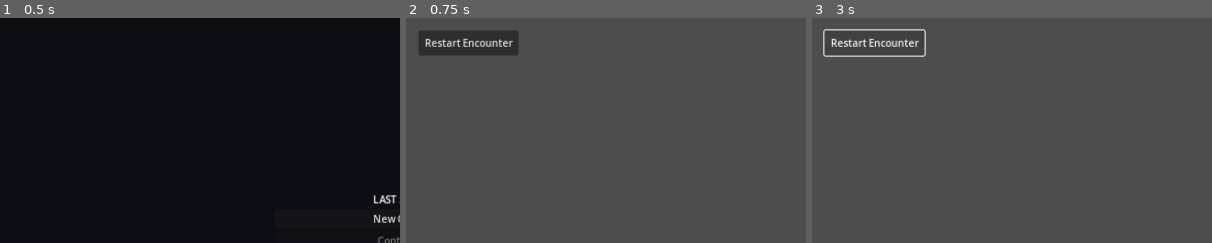
Above: before the commit, frames 1-3 (left to right).
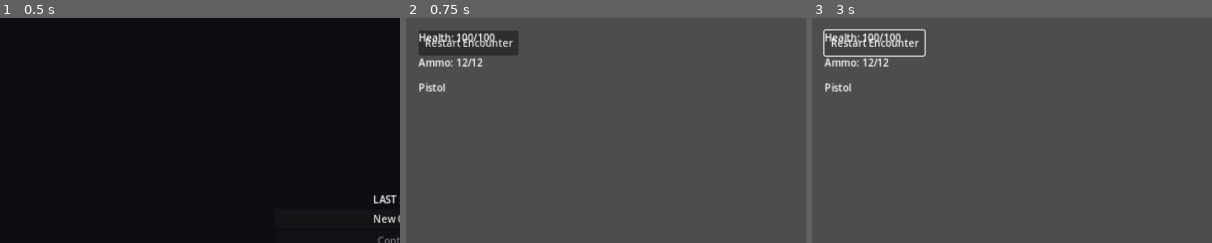
Above: after the commit, the same moments.

Repository: Teatree/ai_server_loc
Game: Godot game, scene res://scenes/title_screen.tscn
Same seed, same stepped clock (60 frames per second), same inputs: the game is played once before the commit and once after it.
Inputs:
- Up to frame 1 (0.5 s): no input
- Up to frame 2 (0.75 s): click "New Game" at 0.5 s
- Up to frame 3 (3 s): click "Return to Title" at 1.25 s; click "New Game" at 2 s; click "Restart Encounter" at 2.75 s
The pictures show only the part of the screen within x 0-50%, y 0-50%; the shares and areas given below are measured in that part.

Frame 1 is identical in both runs. In frame 2, 1.0% of the frame differs, in the area x 3-23%, y 6-33%; in frame 3, 1.0%.

Commit message:
story(S12A): build gameplay HUD and state menus

Diff:
--- /dev/null
+++ b/scenes/ui/death_screen.tscn
@@ -0,0 +1,34 @@
+[gd_scene load_steps=2 format=3 uid="uid://b_death_screen"]
+
+[ext_resource type="Script" path="res://scripts/ui/death_screen.gd" id="1_d"]
+
+[node name="DeathScreen" type="Control"]
+process_mode = 2
+script = ExtResource("1_d")
+anchors_preset = 15
+anchor_right = 1.0
+anchor_bottom = 1.0
+grow_horizontal = 2
+grow_vertical = 2
+mouse_filter = 1
+
+[node name="Panel" type="PanelContainer" parent="."]
+layout_mode = 2
+size_flags_horizontal = 4
+size_flags_vertical = 4
+
+[node name="VBox" type="VBoxContainer" parent="Panel"]
+layout_mode = 2
+
+[node name="Title" type="Label" parent="Panel/VBox"]
+layout_mode = 2
+text = "YOU DIED"
+horizontal_alignment = 1
+
+[node name="ResumeButton" type="Button" parent="Panel/VBox"]
+layout_mode = 2
+text = "Respawn"
+
+[node name="TitleButton" type="Button" parent="Panel/VBox"]
+layout_mode = 2
+text = "Return to Title"
--- /dev/null
+++ b/scenes/ui/hud.tscn
@@ -0,0 +1,45 @@
+[gd_scene load_steps=2 format=3 uid="uid://b_hud"]
+
+[ext_resource type="Script" path="res://scripts/ui/hud.gd" id="1_h"]
+
+[node name="HUD" type="CanvasLayer"]
+script = ExtResource("1_h")
+
+[node name="HealthLabel" type="Label" parent="."]
+offset_left = 20.0
+offset_top = 20.0
+offset_right = 220.0
+offset_bottom = 50.0
+text = "Health: 100/100"
+
+[node name="AmmoLabel" type="Label" parent="."]
+offset_left = 20.0
+offset_top = 60.0
+offset_right = 200.0
+offset_bottom = 90.0
+text = "Ammo: 12/12"
+
+[node name="WeaponLabel" type="Label" parent="."]
+offset_left = 20.0
+offset_top = 100.0
+offset_right = 300.0
+offset_bottom = 130.0
+text = "Pistol"
+
+[node name="ReloadLabel" type="Label" parent="."]
+offset_left = 20.0
+offset_top = 140.0
+offset_right = 200.0
+offset_bottom = 170.0
+text = "RELOADING"
+visible = false
+
+[node name="PhaseLabel" type="Label" parent="."]
+anchor_right = 1.0
+anchor_bottom = 1.0
+offset_left = -220.0
+offset_top = -50.0
+offset_right = -20.0
+offset_bottom = -20.0
+horizontal_alignment = 2
+text = "Phase: Recovery"
--- /dev/null
+++ b/scenes/ui/options_menu.tscn
@@ -0,0 +1,30 @@
+[gd_scene load_steps=2 format=3 uid="uid://b_options_menu"]
+
+[ext_resource type="Script" path="res://scripts/ui/options_menu.gd" id="1_o"]
+
+[node name="OptionsMenu" type="Control"]
+process_mode = 2
+script = ExtResource("1_o")
+anchors_preset = 15
+anchor_right = 1.0
+anchor_bottom = 1.0
+grow_horizontal = 2
+grow_vertical = 2
+mouse_filter = 1
+
+[node name="Panel" type="PanelContainer" parent="."]
+layout_mode = 2
+size_flags_horizontal = 4
+size_flags_vertical = 4
+
+[node name="VBox" type="VBoxContainer" parent="Panel"]
+layout_mode = 2
+
+[node name="Title" type="Label" parent="Panel/VBox"]
+layout_mode = 2
+text = "Options"
+horizontal_alignment = 1
+
+[node name="BackButton" type="Button" parent="Panel/VBox"]
+layout_mode = 2
+text = "Back"
--- /dev/null
+++ b/scenes/ui/pause_menu.tscn
@@ -0,0 +1,30 @@
+[gd_scene load_steps=2 format=3 uid="uid://b_pause_menu"]
+
+[ext_resource type="Script" path="res://scripts/ui/pause_menu.gd" id="1_p"]
+
+[node name="PauseMenu" type="Control"]
+process_mode = 2
+script = ExtResource("1_p")
+anchors_preset = 15
+anchor_right = 1.0
+anchor_bottom = 1.0
+grow_horizontal = 2
+grow_vertical = 2
+mouse_filter = 1
+
+[node name="VBox" type="VBoxContainer" parent="."]
+layout_mode = 2
+size_flags_horizontal = 4
+size_flags_vertical = 4
+
+[node name="ResumeButton" type="Button" parent="VBox"]
+layout_mode = 2
+text = "Resume"
+
+[node name="OptionsButton" type="Button" parent="VBox"]
+layout_mode = 2
+text = "Options"
+
+[node name="TitleButton" type="Button" parent="VBox"]
+layout_mode = 2
+text = "Return to Title"
--- /dev/null
+++ b/scenes/ui/victory_screen.tscn
@@ -0,0 +1,30 @@
+[gd_scene load_steps=2 format=3 uid="uid://b_victory_screen"]
+
+[ext_resource type="Script" path="res://scripts/ui/victory_screen.gd" id="1_v"]
+
+[node name="VictoryScreen" type="Control"]
+process_mode = 2
+script = ExtResource("1_v")
+anchors_preset = 15
+anchor_right = 1.0
+anchor_bottom = 1.0
+grow_horizontal = 2
+grow_vertical = 2
+mouse_filter = 1
+
+[node name="Panel" type="PanelContainer" parent="."]
+layout_mode = 2
+size_flags_horizontal = 4
+size_flags_vertical = 4
+
+[node name="VBox" type="VBoxContainer" parent="Panel"]
+layout_mode = 2
+
+[node name="Title" type="Label" parent="Panel/VBox"]
+layout_mode = 2
+text = "HOLDOUT COMPLETE"
+horizontal_alignment = 1
+
+[node name="TitleButton" type="Button" parent="Panel/VBox"]
+layout_mode = 2
+text = "Return to Title"
--- a/scripts/game/game_flow.gd
+++ b/scripts/game/game_flow.gd
@@ -5,6 +5,7 @@
 
 var _pending_transition: Callable = _nop
 var _save_manager: SaveManager = null
+var _options_menu: Control = null
 
 
 func _nop() -> void:
@@ -39,6 +40,22 @@
 	get_tree().paused = true
 	var pause_menu := _make_or_get_pause_menu()
 	get_tree().root.add_child(pause_menu)
+	if pause_menu.has_signal("options_requested"):
+		pause_menu.connect("options_requested", _on_options_requested)
+
+
+func _on_options_requested() -> void:
+	if not _options_menu:
+		_options_menu = preload("res://scenes/ui/options_menu.tscn").instantiate()
+		_options_menu.name = "OptionsMenu"
+		_options_menu.connect("back_requested", _on_options_back)
+		get_tree().root.add_child(_options_menu)
+
+
+func _on_options_back() -> void:
+	if _options_menu:
+		_options_menu.queue_free()
+		_options_menu = null
 
 
 func resume() -> void:
@@ -47,6 +64,9 @@
 	var pause_menu := get_tree().root.get_node_or_null("PauseMenu")
 	if pause_menu:
 		pause_menu.queue_free()
+	if _options_menu:
+		_options_menu.queue_free()
+		_options_menu = null
 	get_tree().paused = false
 
 
@@ -85,9 +105,6 @@
 	var existing := get_tree().root.get_node_or_null("PauseMenu")
 	if existing:
 		return existing
-	var menu := Control.new()
+	var menu := preload("res://scenes/ui/pause_menu.tscn").instantiate()
 	menu.name = "PauseMenu"
-	menu.anchors_preset = Control.PRESET_FULL_RECT
-	menu.mouse_filter = Control.MOUSE_FILTER_STOP
-	menu.set_script(preload("res://scripts/ui/pause_menu.gd"))
 	return menu
--- a/scripts/game/placeholder_level.gd
+++ b/scripts/game/placeholder_level.gd
@@ -15,6 +15,9 @@
 const _PLATFORM_LINK_SCRIPT = preload("res://scripts/navigation/platform_link.gd")
 
 var _spawned_enemies: Array[Node] = []
+var _hud: CanvasLayer = null
+var _death_screen = null
+var _victory_screen = null
 
 
 func _ready() -> void:
@@ -25,12 +28,73 @@
 	if _exit_zone:
 		_exit_zone.body_entered.connect(_on_exit_entered)
 	_configure_director()
+	if _director and not _director.spawned.is_connected(Callable(self, "_on_spawn")):
+		_director.spawned.connect(_on_spawn)
 	_build_navigation_graph()
+	_setup_hud()
+	_setup_death_screen()
+	_setup_victory_screen()
 	var save_manager := get_node_or_null("/root/GameFlow/SaveManager") as SaveManager
 	if save_manager and save_manager.has_pending_load():
 		save_manager.apply_pending_load()
 		if _director and _player:
 			_director.set_player_position(_player.global_position)
+	if _player and _player.health_component:
+		_player.health_component.died.disconnect(Callable(_player, "_on_died"))
+		_player.health_component.died.connect(_on_player_died)
+
+
+func _setup_hud() -> void:
+	var hud_scene = preload("res://scenes/ui/hud.tscn")
+	_hud = hud_scene.instantiate()
+	_hud.name = "HUD"
+	add_child(_hud)
+
+
+func _setup_death_screen() -> void:
+	var death_scene = preload("res://scenes/ui/death_screen.tscn")
+	_death_screen = death_scene.instantiate()
+	_death_screen.name = "DeathScreen"
+	_death_screen.visible = false
+	_death_screen.process_mode = Control.PROCESS_MODE_ALWAYS
+	_death_screen.connect("respawn_requested", _on_respawn_requested)
+	_death_screen.connect("return_to_title_requested", _on_return_to_title)
+	add_child(_death_screen)
+
+
+func _setup_victory_screen() -> void:
+	var victory_scene = preload("res://scenes/ui/victory_screen.tscn")
+	_victory_screen = victory_scene.instantiate()
+	_victory_screen.name = "VictoryScreen"
+	_victory_screen.visible = false
+	_victory_screen.process_mode = Control.PROCESS_MODE_ALWAYS
+	_victory_screen.connect("return_to_title_requested", _on_return_to_title)
+	add_child(_victory_screen)
+	if _director:
+		_director.victory.connect(_on_victory_screen)
+
+
+func _on_player_died(damage_info: DamageInfo) -> void:
+	if _death_screen:
+		_death_screen.visible = true
+
+
+func _on_respawn_requested() -> void:
+	if _death_screen:
+		_death_screen.visible = false
+	if _player:
+		_player.respawn()
+
+
+func _on_victory_screen() -> void:
+	if _victory_label:
+		_victory_label.visible = false
+	if _victory_screen:
+		_victory_screen.visible = true
+
+
+func _on_return_to_title() -> void:
+	GameFlow.request_return_to_title()
 
 
 func _build_navigation_graph() -> void:
@@ -90,8 +154,6 @@
 		return
 	var markers: Array = _collect_spawn_markers()
 	_director.configure(0, markers, _player.global_position if _player else Vector2.ZERO)
-	_director.spawned.connect(_on_spawn)
-	_director.victory.connect(_on_victory)
 
 
 func _collect_spawn_markers() -> Array:
--- /dev/null
+++ b/scripts/ui/death_screen.gd
@@ -0,0 +1,21 @@
+extends Control
+
+signal respawn_requested
+signal return_to_title_requested
+
+@onready var _resume_button: Button = $Panel/VBox/ResumeButton
+@onready var _title_button: Button = $Panel/VBox/TitleButton
+
+
+func _ready() -> void:
+    _resume_button.pressed.connect(_on_respawn)
+    _title_button.pressed.connect(_on_title)
+
+
+func _on_respawn() -> void:
+    hide()
+    respawn_requested.emit()
+
+
+func _on_title() -> void:
+    return_to_title_requested.emit()
--- /dev/null
+++ b/scripts/ui/hud.gd
@@ -0,0 +1,90 @@
+extends CanvasLayer
+
+@onready var _health_label: Label = $HealthLabel
+@onready var _ammo_label: Label = $AmmoLabel
+@onready var _weapon_label: Label = $WeaponLabel
+@onready var _reload_label: Label = $ReloadLabel
+@onready var _phase_label: Label = $PhaseLabel
+
+var _player: Node = null
+var _weapon: Node = null
+var _director: Node = null
+
+
+func _ready() -> void:
+    _find_player()
+    _find_weapon()
+    _find_director()
+    _connect_signals()
+    _update_all_labels()
+
+
+func _find_player() -> void:
+    var player = get_tree().get_first_node_in_group("player")
+    if player:
+        _player = player.get_node_or_null("HealthComponent")
+
+
+func _find_weapon() -> void:
+    var player = get_tree().get_first_node_in_group("player")
+    if player:
+        _weapon = player.get_node_or_null("WeaponPivot")
+
+
+func _find_director() -> void:
+    _director = get_tree().root.get_node_or_null("PlaceholderLevel/Director")
+
+
+func _connect_signals() -> void:
+    if _player and _player.has_signal("health_changed"):
+        _player.health_changed.connect(_on_health_changed)
+    if _weapon and _weapon.has_signal("ammo_changed"):
+        _weapon.ammo_changed.connect(_on_ammo_changed)
+    if _weapon and _weapon.has_signal("state_changed"):
+        _weapon.state_changed.connect(_on_weapon_state_changed)
+    if _weapon and _weapon.has_signal("equipped"):
+        _weapon.equipped.connect(_on_weapon_equipped)
+    if _director and _director.has_signal("phase_changed"):
+        _director.phase_changed.connect(_on_phase_changed)
+
+
+func _on_health_changed(current: float, maximum: float) -> void:
+    if _health_label:
+        _health_label.text = "Health: %d/%d" % [int(current), int(maximum)]
+
+
+func _on_ammo_changed(current: int, maximum: int) -> void:
+    if _ammo_label:
+        _ammo_label.text = "Ammo: %d/%d" % [current, maximum]
+
+
+func _on_weapon_state_changed(state: StringName) -> void:
+    if _reload_label:
+        if state == &"reloading":
+            _reload_label.visible = true
+        else:
+            _reload_label.visible = false
+
+
+func _on_weapon_equipped(weapon: Node) -> void:
+    if _weapon_label and weapon and weapon.data:
+        _weapon_label.text = weapon.data.display_name
+
+
+func _on_phase_changed(phase: int) -> void:
+    if _phase_label:
+        var phase_name = "Recovery"
+        match phase:
+            1: phase_name = "Pressure"
+            2: phase_name = "Escalation"
+            3: phase_name = "Peak"
+        _phase_label.text = "Phase: %s" % phase_name
+
+
+func _update_all_labels() -> void:
+    if _player:
+        _on_health_changed(_player.current_health, _player.max_health)
+    if _weapon and _weapon.has_method("get_current_ammo"):
+        _on_ammo_changed(_weapon.get_current_ammo(), _weapon.get_max_ammo())
+    if _weapon and _weapon.has_method("get_data") and _weapon.data:
+        _on_weapon_equipped(_weapon)
--- /dev/null
+++ b/scripts/ui/options_menu.gd
@@ -0,0 +1,13 @@
+extends Control
+
+signal back_requested
+
+@onready var _back_button: Button = $Panel/VBox/BackButton
+
+
+func _ready() -> void:
+    _back_button.pressed.connect(_on_back)
+
+
+func _on_back() -> void:
+    back_requested.emit()
--- a/scripts/ui/pause_menu.gd
+++ b/scripts/ui/pause_menu.gd
@@ -1,43 +1,30 @@
 extends Control
 
+signal options_requested
+
+@onready var _resume_button: Button = $VBox/ResumeButton
+@onready var _options_button: Button = $VBox/OptionsButton
+@onready var _title_button: Button = $VBox/TitleButton
+
+
 func _ready() -> void:
-	process_mode = Control.PROCESS_MODE_ALWAYS
-	show()
-
-	var resume := Button.new()
-	resume.text = "Resume"
-	resume.pressed.connect(_on_resume)
-	add_child(resume)
-
-	var title := Button.new()
-	title.text = "Return to Title"
-	title.pressed.connect(_on_title)
-	add_child(title)
-
-	_setup_layout([resume, title])
+    _resume_button.pressed.connect(_on_resume)
+    _options_button.pressed.connect(_on_options)
+    _title_button.pressed.connect(_on_title)
 
 
 func _input(event: InputEvent) -> void:
-	if event is InputEventKey and event.pressed and event.keycode == KEY_ESCAPE:
-		GameFlow.resume()
+    if event is InputEventKey and event.pressed and event.keycode == KEY_ESCAPE:
+        GameFlow.resume()
 
 
 func _on_resume() -> void:
-	GameFlow.resume()
+    GameFlow.resume()
 
 
 func _on_title() -> void:
-	GameFlow.request_return_to_title()
+    GameFlow.request_return_to_title()
 
 
-func _setup_layout(buttons: Array[Button]) -> void:
-	var vbox := VBoxContainer.new()
-	vbox.anchors_preset = Control.PRESET_CENTER
-	vbox.offset_left = -100
-	vbox.offset_top = -80
-	vbox.offset_right = 100
-	vbox.offset_bottom = 80
-	vbox.alignment = BoxContainer.ALIGNMENT_CENTER
-	for b in buttons:
-		vbox.add_child(b)
-	add_child(vbox)
+func _on_options() -> void:
+    options_requested.emit()
--- /dev/null
+++ b/scripts/ui/victory_screen.gd
@@ -0,0 +1,13 @@
+extends Control
+
+signal return_to_title_requested
+
+@onready var _title_button: Button = $Panel/VBox/TitleButton
+
+
+func _ready() -> void:
+    _title_button.pressed.connect(_on_title)
+
+
+func _on_title() -> void:
+    return_to_title_requested.emit()
